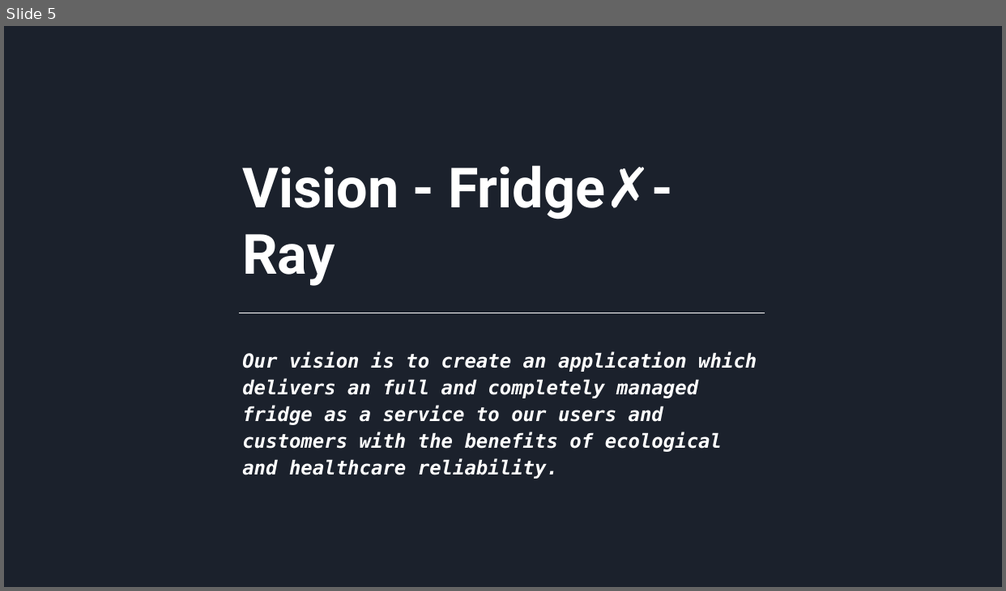
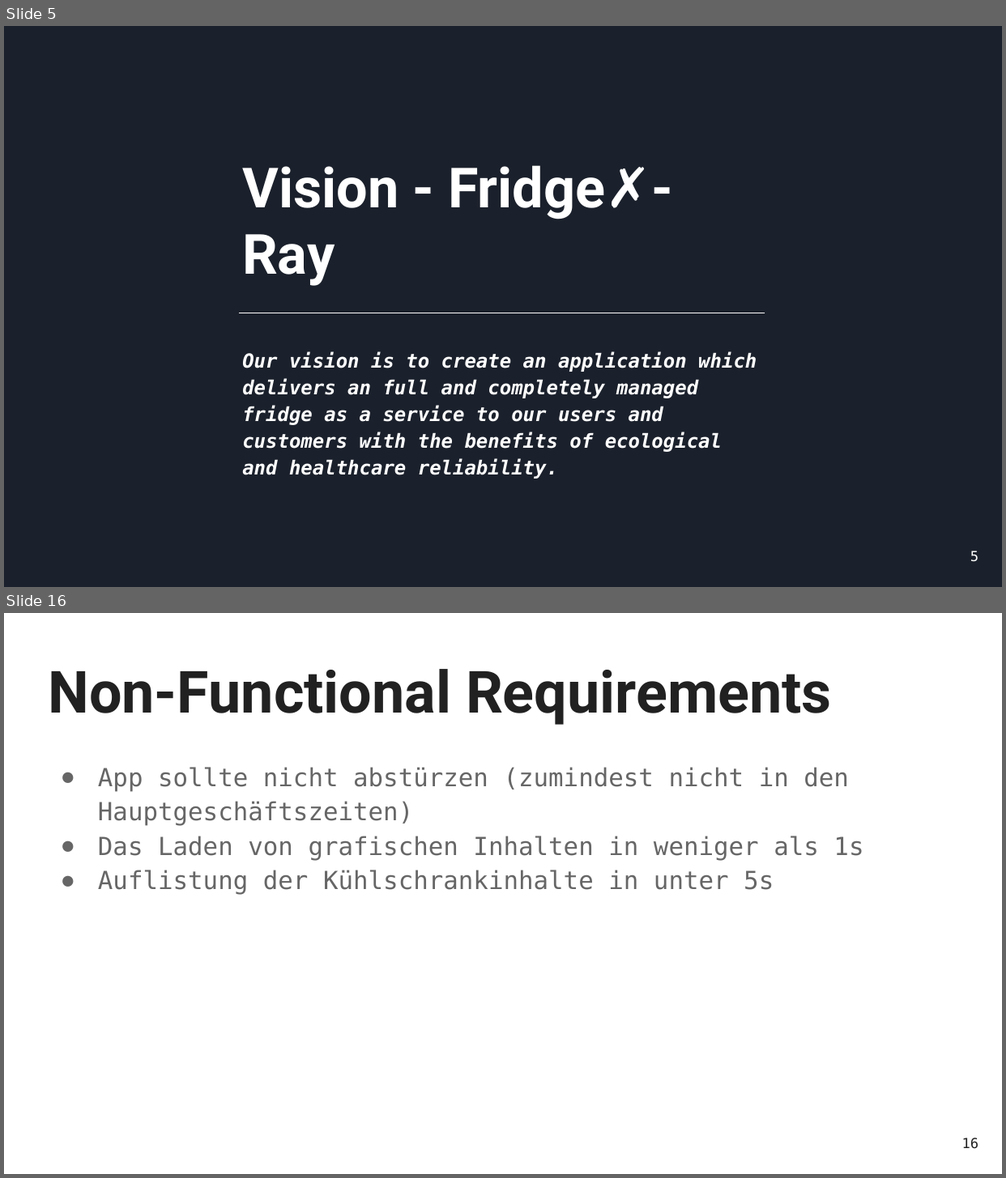
Before and after one commit to HeroPhil/DHBW-Fridge, a slide deck: presentation.pptx. Shown one above the other, each under a label of ours: slide 5 before the commit, slides 5 and 16 after it; the slides between them are not shown. The pictures are 1006x591 and 1006x1178 pixels, drawn with LibreOffice and Linux fonts; fonts in the diff are those of the drawing. Boxes give left, top, right and bottom in pixels: in the first picture for what was removed or moved away, otherwise in the second. Text is boxed around its words. In the diff, an @@ line names an element or a change of style, - is before the commit and + after.

```diff
--- a/presentation.pptx
+++ b/presentation.pptx
@@ slide 16 added at [4,613,1002,1174], background #FFFFFF @@
@@ title added at [48,669,831,725], 42 pt, text #212121, bold @@
+Non-Functional Requirements
@@ text added at [98,767,863,895], 18 pt, text #666666 @@
+● App sollte nicht abstürzen (zumindest nicht in den Hauptgeschäftszeiten)
+● Das Laden von grafischen Inhalten in weniger als 1s
+● Auflistung der Kühlschrankinhalte in unter 5s
@@ page number added at [962,1138,979,1149], 10 pt, text #212121 @@
+16
@@ slide 5 changed as well @@
@@ page number added at [970,551,978,562], 10 pt, text #FFFFFF @@
+5
```
Also in this commit, not shown: 6 other slides changed, 15 other slides added, 17 slides removed, 13 other files.
